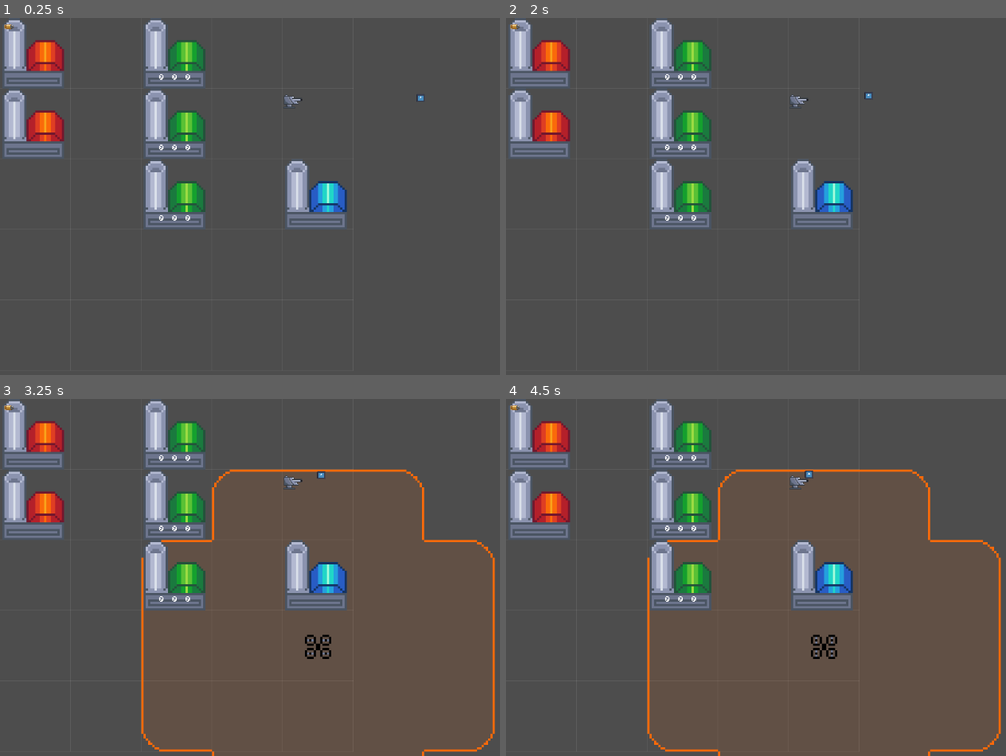
Above: before the commit, frames 1-4 (two rows, left to right).
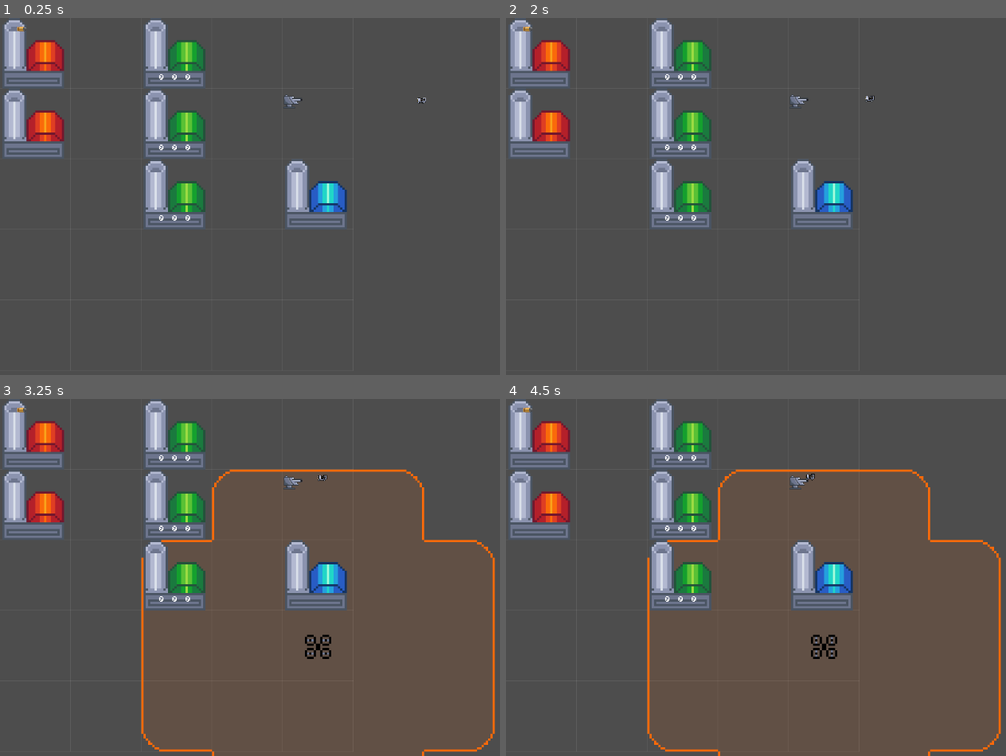
Above: after the commit, the same moments.

Repository: ZimtSnad/nauvis-enjoyers-bit-festival-2025
Game: Godot game, scene res://levels/level1.tscn
Two runs of this game, one before a commit and one after it. Both use one fixed random seed, a clock stepped at 60 frames per second and the inputs below. This scene is started directly instead of the project's main scene. The engine's default icon, where the game draws it, is replaced by a stand-in: a white triangle on a blue panel in a dark square.
Inputs (mouse positions are in pixels of both pictures, inside the frame that each line leads up to):
- Up to frame 1 (0.25 s): no input
- Up to frame 2 (2 s): tap Enter at 0.5 s; move the mouse to (966, 178) at 0.52 s; hold Right (ui_right) 0.53-1.28 s; click (966, 178) at 0.67 s; tap Space at 1.25 s; move the mouse to (696, 214) at 1.27 s; hold Down (ui_down) from 1.28 s (still down)
- Up to frame 3 (3.25 s): tap Enter at 2 s; move the mouse to (380, 498) at 2.02 s; release Down (ui_down) at 2.03 s; hold Right (ui_right) 2.03-2.78 s; tap Space at 2.75 s; move the mouse to (285, 648) at 2.77 s; hold Up (ui_up) from 2.78 s (still down); click (285, 648) at 2.92 s
- Up to frame 4 (4.5 s): move the mouse to (outside the picture) at 3.52 s; release Up (ui_up) at 3.53 s; hold Left (ui_left) from 3.53 s (still down); tap Enter at 4.25 s; move the mouse to (631, 523) at 4.27 s

The runs differ from the first frame. In frame 1, less than 0.1% of the frame differs, in the area x 0-86%, y 1-25%; in frame 2, less than 0.1%; in frame 3, less than 0.1%, in the area x 0-66%, y 1-23%; in frame 4, less than 0.1%.

Commit message:
done enemies animiations

Diff:
--- a/levels/level1.tscn
+++ b/levels/level1.tscn
@@ -46,6 +46,8 @@
 first_generator = NodePath("../Generator")
 second_generator = NodePath("../Generator2")
 
+[node name="Bullet" parent="." instance=ExtResource("9_omn1t")]
+
 [node name="Turret" parent="." instance=ExtResource("6_pdpul")]
 position = Vector2(512, 128)
 bullet_scene = ExtResource("9_omn1t")
@@ -56,7 +58,3 @@
 [node name="Enemy" parent="." instance=ExtResource("8_045es")]
 position = Vector2(769, 138)
 turret_path = NodePath("../Turret")
-
-[node name="Bullet" parent="." instance=ExtResource("9_omn1t")]
-collision_layer = 4
-collision_mask = 4
--- a/scenes/armatka.tscn
+++ b/scenes/armatka.tscn
@@ -63,10 +63,13 @@
 }, {
 "duration": 1.0,
 "texture": SubResource("AtlasTexture_roe8f")
+}, {
+"duration": 1.0,
+"texture": SubResource("AtlasTexture_gesd5")
 }],
-"loop": true,
+"loop": false,
 "name": &"shoot",
-"speed": 20.0
+"speed": 15.0
 }]
 
 [node name="Turret" type="Node2D"]
@@ -96,7 +99,7 @@
 position = Vector2(18.5, 18.5)
 scale = Vector2(1.09375, 1.09375)
 sprite_frames = SubResource("SpriteFrames_42cqo")
-animation = &"idle"
+animation = &"shoot"
 
 [connection signal="body_entered" from="Area2D" to="." method="_on_area_2d_body_entered"]
 [connection signal="body_exited" from="Area2D" to="." method="_on_area_2d_body_exited"]
--- a/scenes/bullet.tscn
+++ b/scenes/bullet.tscn
@@ -12,12 +12,12 @@
 script = ExtResource("1_y25gk")
 
 [node name="CollisionShape2D" type="CollisionShape2D" parent="."]
-position = Vector2(16, 16)
+position = Vector2(38, 20)
 rotation = 1.5707964
 shape = SubResource("RectangleShape2D_y25gk")
 
 [node name="Sprite2D" type="Sprite2D" parent="."]
-position = Vector2(16, 16)
+position = Vector2(39, 20)
 rotation = 1.5707964
 texture = ExtResource("1_mkf8s")
 
--- a/scenes/enemy.tscn
+++ b/scenes/enemy.tscn
@@ -1,9 +1,218 @@
-[gd_scene load_steps=4 format=3 uid="uid://cpks4hdyftaab"]
+[gd_scene load_steps=42 format=3 uid="uid://cpks4hdyftaab"]
 
 [ext_resource type="Script" uid="uid://dl7nrmowcw11i" path="res://scripts/enemy.gd" id="1_7p1mj"]
-[ext_resource type="Texture2D" uid="uid://bvw6xyuvxylgi" path="res://icon.svg" id="2_md0e3"]
+[ext_resource type="Texture2D" uid="uid://bldjx8wpotp7h" path="res://assets/sprites/Boom/Boom1.png" id="2_2tuss"]
+[ext_resource type="Texture2D" uid="uid://by3e64xmac34b" path="res://assets/sprites/Boom/Boom2.png" id="3_7v6cf"]
+[ext_resource type="Texture2D" uid="uid://8xtycfqu457" path="res://assets/sprites/Boom/Boom3.png" id="4_vab5u"]
+[ext_resource type="Texture2D" uid="uid://cyrhfjq3kqr3u" path="res://assets/sprites/Boom/Boom4.png" id="5_qiusc"]
+[ext_resource type="Texture2D" uid="uid://cmxocak3okg02" path="res://assets/sprites/Boom/Boom5.png" id="6_5ie7m"]
+[ext_resource type="Texture2D" uid="uid://dow7mpgqoc4n6" path="res://assets/sprites/Boom/Boom6.png" id="7_ya47j"]
+[ext_resource type="Texture2D" uid="uid://bj2et0c42xw8t" path="res://assets/sprites/Boom/Boom7.png" id="8_hyejq"]
+[ext_resource type="Texture2D" uid="uid://bnu3pkfo51m2x" path="res://assets/sprites/Boom/Boom8.png" id="9_j0dkt"]
+[ext_resource type="Texture2D" uid="uid://wkmbpprvwo4w" path="res://assets/sprites/Enemy/small/Fire/Small_Fire1.png" id="10_sdxul"]
+[ext_resource type="Texture2D" uid="uid://bpq02px0oqy5n" path="res://assets/sprites/Enemy/small/Fire/Small_Fire2.png" id="11_e7lhw"]
+[ext_resource type="Texture2D" uid="uid://f32tac288cpp" path="res://assets/sprites/Enemy/small/Fire/Small_Fire3.png" id="12_gst0f"]
+[ext_resource type="Texture2D" uid="uid://vlt56rco3xyb" path="res://assets/sprites/Enemy/small/Fire/Small_Fire4.png" id="13_sm4rh"]
+[ext_resource type="Texture2D" uid="uid://du12wpl5oijik" path="res://assets/sprites/Enemy/small/Ice/Small_Ice1.png" id="14_5lniq"]
+[ext_resource type="Texture2D" uid="uid://df1bi4figko4i" path="res://assets/sprites/Enemy/small/Ice/Small_Ice2.png" id="15_7w3jn"]
+[ext_resource type="Texture2D" uid="uid://cbyu1yym2mcr7" path="res://assets/sprites/Enemy/small/Ice/Small_Ice3.png" id="16_uiwvf"]
+[ext_resource type="Texture2D" uid="uid://cd74tbxbop520" path="res://assets/sprites/Enemy/small/Ice/Small_Ice4.png" id="17_0pw1s"]
+[ext_resource type="Texture2D" uid="uid://0i6nm1np2fe" path="res://assets/sprites/Enemy/small/Normal/Small_Normal1.png" id="18_b5geg"]
+[ext_resource type="Texture2D" uid="uid://dajwd0bs5ybmv" path="res://assets/sprites/Enemy/small/Normal/Small_Normal2.png" id="19_g0yyi"]
+[ext_resource type="Texture2D" uid="uid://biajov1jcomag" path="res://assets/sprites/Enemy/small/Normal/Small_Normal3.png" id="20_5utat"]
+[ext_resource type="Texture2D" uid="uid://oo5k726wtrjl" path="res://assets/sprites/Enemy/small/Normal/Small_Normal4.png" id="21_0b4fd"]
+[ext_resource type="Texture2D" uid="uid://dljs33n6tytvw" path="res://assets/sprites/Enemy/small/Toxic/Small_Toxic1.png" id="22_13roy"]
+[ext_resource type="Texture2D" uid="uid://beuul72lx6jj" path="res://assets/sprites/Enemy/small/Toxic/Small_Toxic2.png" id="23_a5akt"]
+[ext_resource type="Texture2D" uid="uid://dwurrqaid8wqy" path="res://assets/sprites/Enemy/small/Toxic/Small_Toxic3.png" id="24_4lt7r"]
+[ext_resource type="Texture2D" uid="uid://b61soi61n2ccu" path="res://assets/sprites/Enemy/small/Toxic/Small_Toxic4.png" id="25_tysqt"]
+[ext_resource type="Texture2D" uid="uid://bfp1oaplv4o6j" path="res://assets/sprites/Enemy/small/Void/Small_Void1.png" id="26_kbbx4"]
+[ext_resource type="Texture2D" uid="uid://5v5nv6lhq21n" path="res://assets/sprites/Enemy/small/Void/Small_Void2.png" id="27_x24ca"]
+[ext_resource type="Texture2D" uid="uid://b6gsdaybcywnr" path="res://assets/sprites/Enemy/small/Void/Small_Void3.png" id="28_3yi8r"]
+[ext_resource type="Texture2D" uid="uid://dsnm4oemwylx0" path="res://assets/sprites/Enemy/small/Void/Small_Void4.png" id="29_yb7ap"]
+[ext_resource type="Texture2D" uid="uid://ck3cpqipwsc7" path="res://assets/sprites/Enemy/medium/Fire/MediumFire1.png" id="30_by3os"]
+[ext_resource type="Texture2D" uid="uid://f64exh6upobe" path="res://assets/sprites/Enemy/medium/Fire/MediumFire2.png" id="31_o6r7o"]
+[ext_resource type="Texture2D" uid="uid://b5yw2jafbiue2" path="res://assets/sprites/Enemy/medium/Ice/MediumIce1.png" id="32_ef2cb"]
+[ext_resource type="Texture2D" uid="uid://cfaag6wbj53b6" path="res://assets/sprites/Enemy/medium/Ice/MediumIce2.png" id="33_1lc1m"]
+[ext_resource type="Texture2D" uid="uid://dmjywsprfy06m" path="res://assets/sprites/Enemy/medium/Normal/MediumNormal1.png" id="34_4c6tc"]
+[ext_resource type="Texture2D" uid="uid://b2iss0743bqtf" path="res://assets/sprites/Enemy/medium/Normal/MediumNormal2.png" id="35_ci0sa"]
+[ext_resource type="Texture2D" uid="uid://dfkn2bj3628el" path="res://assets/sprites/Enemy/medium/Toxic/MediumToxic1.png" id="36_2qahx"]
+[ext_resource type="Texture2D" uid="uid://cx2vhtsw782f0" path="res://assets/sprites/Enemy/medium/Toxic/MediumToxic2.png" id="37_4ceth"]
+[ext_resource type="Texture2D" uid="uid://cnya8mi40uqx3" path="res://assets/sprites/Enemy/medium/Void/MediumVoid1.png" id="38_djthp"]
+[ext_resource type="Texture2D" uid="uid://dh2qkoepntwrl" path="res://assets/sprites/Enemy/medium/Void/MediumVoid2.png" id="39_whoqb"]
 
 [sub_resource type="CircleShape2D" id="CircleShape2D_md0e3"]
+
+[sub_resource type="SpriteFrames" id="SpriteFrames_4akdl"]
+animations = [{
+"frames": [{
+"duration": 1.0,
+"texture": ExtResource("2_2tuss")
+}, {
+"duration": 1.0,
+"texture": ExtResource("3_7v6cf")
+}, {
+"duration": 1.0,
+"texture": ExtResource("4_vab5u")
+}, {
+"duration": 1.0,
+"texture": ExtResource("5_qiusc")
+}, {
+"duration": 1.0,
+"texture": ExtResource("6_5ie7m")
+}, {
+"duration": 1.0,
+"texture": ExtResource("7_ya47j")
+}, {
+"duration": 1.0,
+"texture": ExtResource("8_hyejq")
+}, {
+"duration": 1.0,
+"texture": ExtResource("9_j0dkt")
+}],
+"loop": false,
+"name": &"BOOM",
+"speed": 15.0
+}, {
+"frames": [{
+"duration": 1.0,
+"texture": ExtResource("10_sdxul")
+}, {
+"duration": 1.0,
+"texture": ExtResource("11_e7lhw")
+}, {
+"duration": 1.0,
+"texture": ExtResource("12_gst0f")
+}, {
+"duration": 1.0,
+"texture": ExtResource("13_sm4rh")
+}],
+"loop": true,
+"name": &"loop_L_F",
+"speed": 7.0
+}, {
+"frames": [{
+"duration": 1.0,
+"texture": ExtResource("14_5lniq")
+}, {
+"duration": 1.0,
+"texture": ExtResource("15_7w3jn")
+}, {
+"duration": 1.0,
+"texture": ExtResource("16_uiwvf")
+}, {
+"duration": 1.0,
+"texture": ExtResource("17_0pw1s")
+}],
+"loop": true,
+"name": &"loop_L_I",
+"speed": 7.0
+}, {
+"frames": [{
+"duration": 1.0,
+"texture": ExtResource("18_b5geg")
+}, {
+"duration": 1.0,
+"texture": ExtResource("19_g0yyi")
+}, {
+"duration": 1.0,
+"texture": ExtResource("20_5utat")
+}, {
+"duration": 1.0,
+"texture": ExtResource("21_0b4fd")
+}],
+"loop": true,
+"name": &"loop_L_N",
+"speed": 7.0
+}, {
+"frames": [{
+"duration": 1.0,
+"texture": ExtResource("22_13roy")
+}, {
+"duration": 1.0,
+"texture": ExtResource("23_a5akt")
+}, {
+"duration": 1.0,
+"texture": ExtResource("24_4lt7r")
+}, {
+"duration": 1.0,
+"texture": ExtResource("25_tysqt")
+}],
+"loop": true,
+"name": &"loop_L_T",
+"speed": 7.0
+}, {
+"frames": [{
+"duration": 1.0,
+"texture": ExtResource("26_kbbx4")
+}, {
+"duration": 1.0,
+"texture": ExtResource("27_x24ca")
+}, {
+"duration": 1.0,
+"texture": ExtResource("28_3yi8r")
+}, {
+"duration": 1.0,
+"texture": ExtResource("29_yb7ap")
+}],
+"loop": true,
+"name": &"loop_L_V",
+"speed": 7.0
+}, {
+"frames": [{
+"duration": 1.0,
+"texture": ExtResource("30_by3os")
+}, {
+"duration": 1.0,
+"texture": ExtResource("31_o6r7o")
+}],
+"loop": true,
+"name": &"loop_M_F",
+"speed": 3.0
+}, {
+"frames": [{
+"duration": 1.0,
+"texture": ExtResource("32_ef2cb")
+}, {
+"duration": 1.0,
+"texture": ExtResource("33_1lc1m")
+}],
+"loop": true,
+"name": &"loop_M_I",
+"speed": 3.0
+}, {
+"frames": [{
+"duration": 1.0,
+"texture": ExtResource("34_4c6tc")
+}, {
+"duration": 1.0,
+"texture": ExtResource("35_ci0sa")
+}],
+"loop": true,
+"name": &"loop_M_N",
+"speed": 3.0
+}, {
+"frames": [{
+"duration": 1.0,
+"texture": ExtResource("36_2qahx")
+}, {
+"duration": 1.0,
+"texture": ExtResource("37_4ceth")
+}],
+"loop": true,
+"name": &"loop_M_T",
+"speed": 3.0
+}, {
+"frames": [{
+"duration": 1.0,
+"texture": ExtResource("38_djthp")
+}, {
+"duration": 1.0,
+"texture": ExtResource("39_whoqb")
+}],
+"loop": true,
+"name": &"loop_M_V",
+"speed": 3.0
+}]
 
 [node name="Enemy" type="CharacterBody2D" groups=["enemies"]]
 collision_layer = 4
@@ -12,12 +221,15 @@
 
 [node name="Timer" type="Timer" parent="."]
 
-[node name="Sprite2D" type="Sprite2D" parent="."]
-position = Vector2(7.625001, 7.804733)
-scale = Vector2(0.11523439, 0.112426035)
-texture = ExtResource("2_md0e3")
-
 [node name="CollisionShape2D" type="CollisionShape2D" parent="." groups=["enemies"]]
 position = Vector2(8, 8)
 rotation = 1.5707964
 shape = SubResource("CircleShape2D_md0e3")
+
+[node name="AnimatedSprite2D" type="AnimatedSprite2D" parent="."]
+position = Vector2(9, 9.5)
+scale = Vector2(0.5625, 0.59375)
+sprite_frames = SubResource("SpriteFrames_4akdl")
+animation = &"BOOM"
+
+[connection signal="animation_finished" from="AnimatedSprite2D" to="." method="_on_animated_sprite_2d_animation_finished"]
--- a/scripts/ammo_store.gd
+++ b/scripts/ammo_store.gd
@@ -1,5 +1,5 @@
 extends Node
-class_name Ammo_store
+class_name Ammo_tore
 
 var ammo: Dictionary = {}
 
--- a/scripts/armatka.gd
+++ b/scripts/armatka.gd
@@ -8,10 +8,13 @@
 
 @onready var timer: Timer = $Timer
 
+@onready var AnimatedSprite = $AnimatedSprite2D
+
 var current_enemy: Node2D = null
 var shooting: bool = false
 
 func _ready() -> void:
+	AnimatedSprite.play("idle")
 	timer.one_shot = true
 	timer.wait_time = delay_between_shots
 
@@ -65,6 +68,7 @@
 		print("Strzelam ammo:", ammo_type, " pozostało:", AmmoStore.get_amount(ammo_type))
 
 		# start animation
+		AnimatedSprite.play("shoot")
 
 		if bullet_scene == null:
 			push_warning("bullet_scene nie ustawiony w Inspectorze!")
@@ -80,12 +84,11 @@
 
 		# przekaż parametry do bulletu
 		bullet.direction = dir
-		bullet.damage = damage
-		bullet.speed = bullet_speed
 		print("ammo_type: ", ammo_type)
 		bullet.ammo_type = ammo_type
 
 		get_tree().current_scene.add_child(bullet)
+		#AnimatedSprite.stop()
 
 
 		# zadaj obrażenia
--- a/scripts/enemy.gd
+++ b/scripts/enemy.gd
@@ -14,12 +14,16 @@
 @onready var timer: Timer = $Timer
 @onready var turret: Node2D = get_node(turret_path)
 
+@onready var AnimatedSprite = $AnimatedSprite2D
+
 var attacking: bool = false
 
 
 func _ready() -> void:
+	AnimatedSprite.play("loop_L_N")
 	var base = Enemy_types.BASE_DATA[enemy_type]
 	var mod = Enemy_modifiers.MOD_DATA[enemy_mod]
+	type_and_mod_textures(enemy_type, enemy_mod)
 
 	health = int(base["health"] * mod["health_mult"])
 	damage = int(base["damage"] * mod["damage_mult"])
@@ -85,8 +89,38 @@
 	health -= amount
 	print("enemy took dmg:", amount, "hp:", health)
 	if health <= 0:
-		die()
+		AnimatedSprite.play("BOOM")
 
 
 func die() -> void:
 	queue_free()
+
+func type_and_mod_textures(size: Enemy_types.Type, mod: Enemy_modifiers.Mod) -> void:
+	match size:
+		Enemy_types.Type.LIGHT:
+			match mod:
+				Enemy_modifiers.Mod.NONE: AnimatedSprite.play("loop_L_N")
+				Enemy_modifiers.Mod.ICE: AnimatedSprite.play("loop_L_I")
+				Enemy_modifiers.Mod.TOXIC: AnimatedSprite.play("loop_L_T")
+				Enemy_modifiers.Mod.FIRE: AnimatedSprite.play("loop_L_F")
+				Enemy_modifiers.Mod.VOID: AnimatedSprite.play("loop_L_V")
+
+		Enemy_types.Type.MEDIUM:
+			match mod:
+				Enemy_modifiers.Mod.NONE: AnimatedSprite.play("loop_M_N")
+				Enemy_modifiers.Mod.ICE: AnimatedSprite.play("loop_M_I")
+				Enemy_modifiers.Mod.TOXIC: AnimatedSprite.play("loop_M_T")
+				Enemy_modifiers.Mod.FIRE: AnimatedSprite.play("loop_M_F")
+				Enemy_modifiers.Mod.VOID: AnimatedSprite.play("loop_M_V")
+
+		#Enemy_types.Type.HEAVY:
+			#match mod:
+				#Enemy_modifiers.Mod.NONE: AnimatedSprite.play("loop_H_N")
+				#Enemy_modifiers.Mod.ICE: AnimatedSprite.play("loop_H_I")
+				#Enemy_modifiers.Mod.TOXIC: AnimatedSprite.play("loop_H_T")
+				#Enemy_modifiers.Mod.FIRE: AnimatedSprite.play("loop_H_F")
+				#Enemy_modifiers.Mod.VOID: AnimatedSprite.play("loop_H_V")
+
+
+func _on_animated_sprite_2d_animation_finished() -> void:
+	die()
Binary file added: assets/sprites/Boom/Boom1.png
Not shown, added: assets/sprites/Boom/Boom1.png.import
Binary file added: assets/sprites/Boom/Boom2.png
Not shown, added: assets/sprites/Boom/Boom2.png.import
Binary file added: assets/sprites/Boom/Boom3.png
Not shown, added: assets/sprites/Boom/Boom3.png.import
Binary file added: assets/sprites/Boom/Boom4.png
Not shown, added: assets/sprites/Boom/Boom4.png.import
Binary file added: assets/sprites/Boom/Boom5.png
Not shown, added: assets/sprites/Boom/Boom5.png.import
Binary file added: assets/sprites/Boom/Boom6.png
Not shown, added: assets/sprites/Boom/Boom6.png.import
(and 65 more such lines)
